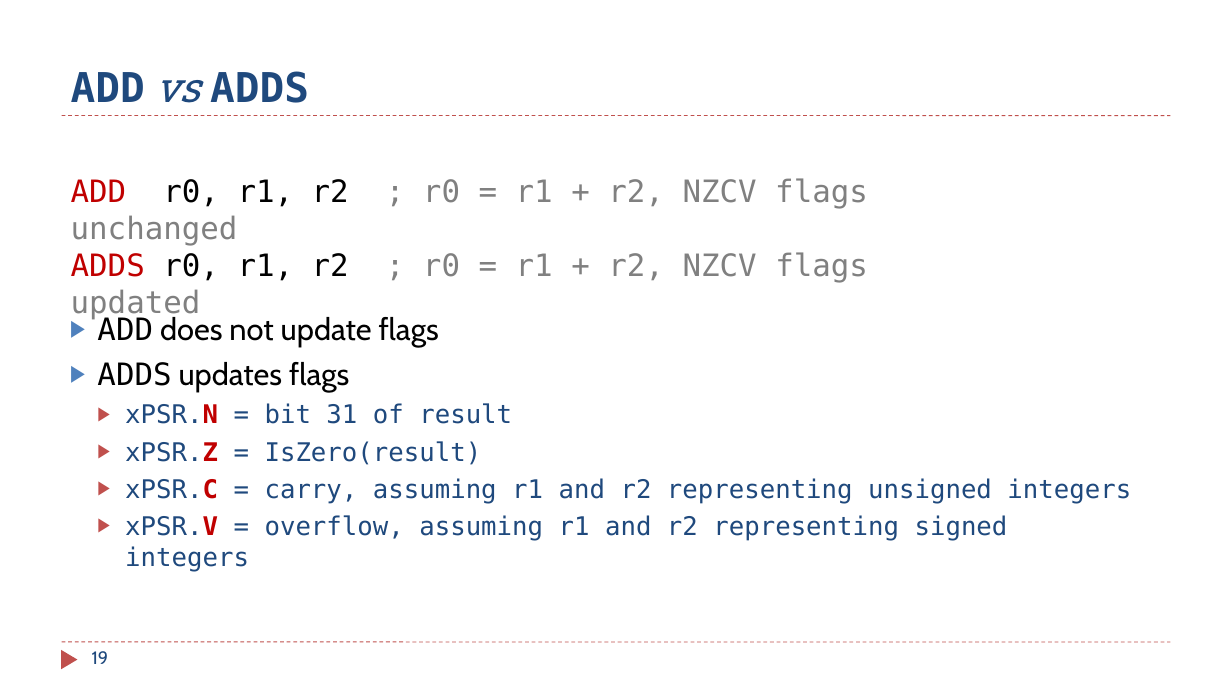
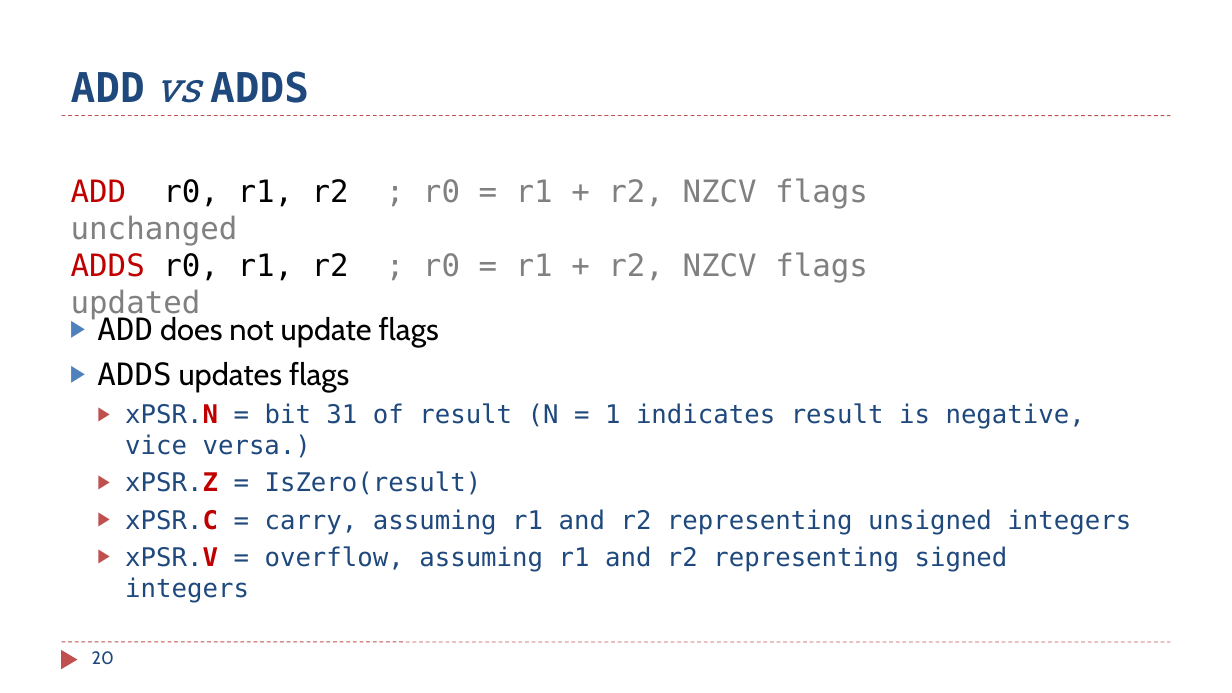
Before and after one commit to guhofstra/CSC111Sp26, a slide deck: slide 20 of PPTs/Ch4_ARM_Arithmetic_Logic.pptx (slide 19 before the commit). Drawn at 1232x693 pixels with LibreOffice and Linux fonts; fonts in the diff are those of the drawing. Boxes give left, top, right and bottom in pixels: in the first picture for what was removed or moved away, otherwise in the second. Text is boxed around its words. In the diff, an @@ line names an element or a change of style, - is before the commit and + after.

```diff
--- a/PPTs/Ch4_ARM_Arithmetic_Logic.pptx
+++ b/PPTs/Ch4_ARM_Arithmetic_Logic.pptx
@@ text at box(125, 403, 1085, 458): text changed @@
-  ▶ xPSR.N = bit 31 of result
+  ▶ xPSR.N = bit 31 of result (N = 1 indicates result is negative, vice versa.)
@@ page number at box(92, 651, 114, 665): text changed @@
-19
+20
```
Also in this commit, not shown: 15 other slides changed, 2 slides added, 5 other files.
